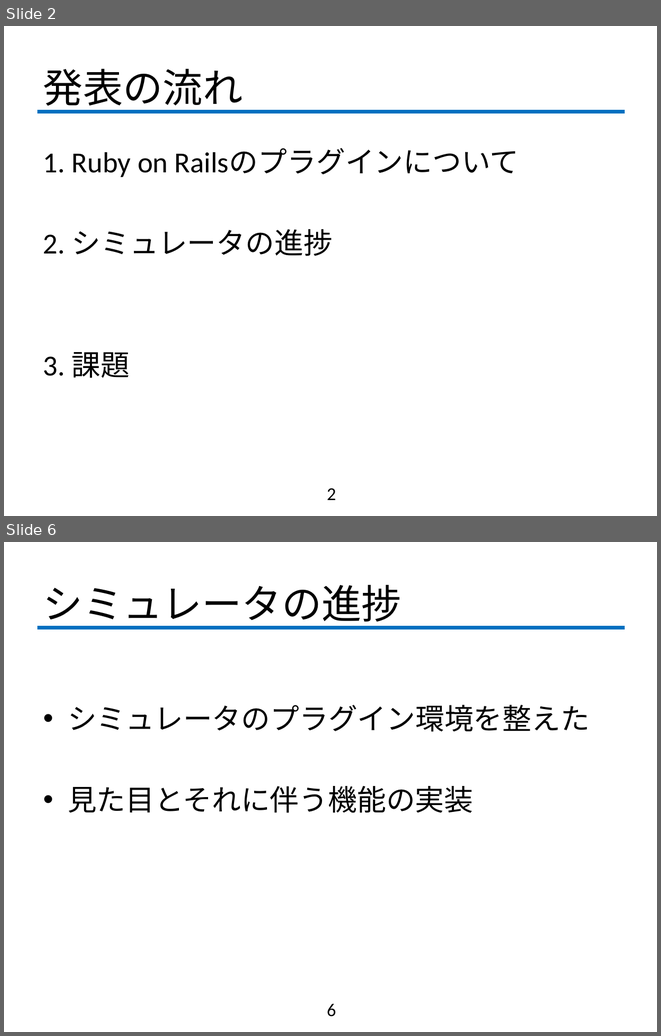
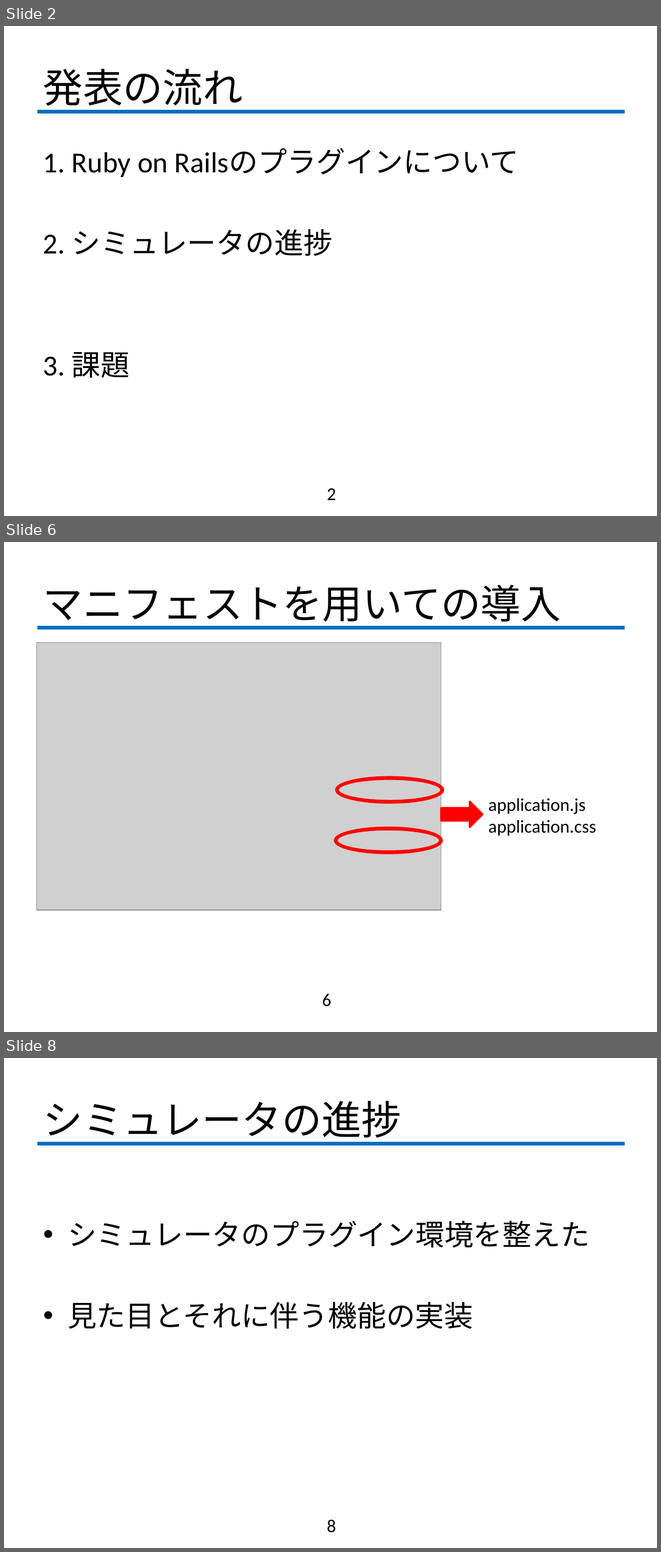
Before and after one commit to fujiLabo/fuji_simu, a slide deck: 1005進捗.pptx. Shown one above the other, each under a label of ours: slides 2 and 6 before the commit, slides 2, 6 and 8 after it; the slides between them are not shown. The pictures are 661x1036 and 661x1552 pixels, drawn with LibreOffice and Linux fonts; fonts in the diff are those of the drawing; grey boxes stand for pictures; background and template pictures are left out. Boxes give left, top, right and bottom in pixels: in the first picture for what was removed or moved away, otherwise in the second. Text is boxed around its words. In the diff, an @@ line names an element or a change of style, - is before the commit and + after.

```diff
--- a/1005進捗.pptx
+++ b/1005進捗.pptx
@@ slide 6 added at [4, 542, 657, 1032], background #FFFFFF; not listed: 1 template element that a slide beside it also shows @@
@@ title added at [43, 584, 560, 628], 44 pt, text #000000 @@
+マニフェストを用いての導入
@@ picture added at [37, 643, 441, 910] @@
@@ donut added at [336, 777, 443, 803], fill #C0504D, outline #FF0000 2 pt @@
@@ right arrow added at [441, 801, 482, 827], fill #FF0000, outline #FF0000 2 pt @@
@@ text added at [488, 798, 597, 836], 20 pt, text #000000 @@
+application.js
+application.css
@@ donut added at [334, 827, 441, 853], fill #C0504D, outline #FF0000 2 pt @@
@@ page number added at [322, 994, 331, 1006], 20 pt, text #000000 @@
+6
@@ what was slide 6 is now slide 8 @@
@@ page number at [327, 1519, 336, 1532]: text changed @@
-6
+8
```
Also in this commit, not shown: 3 slides changed, 2 other slides added, 1 slide removed, 1 other file.
